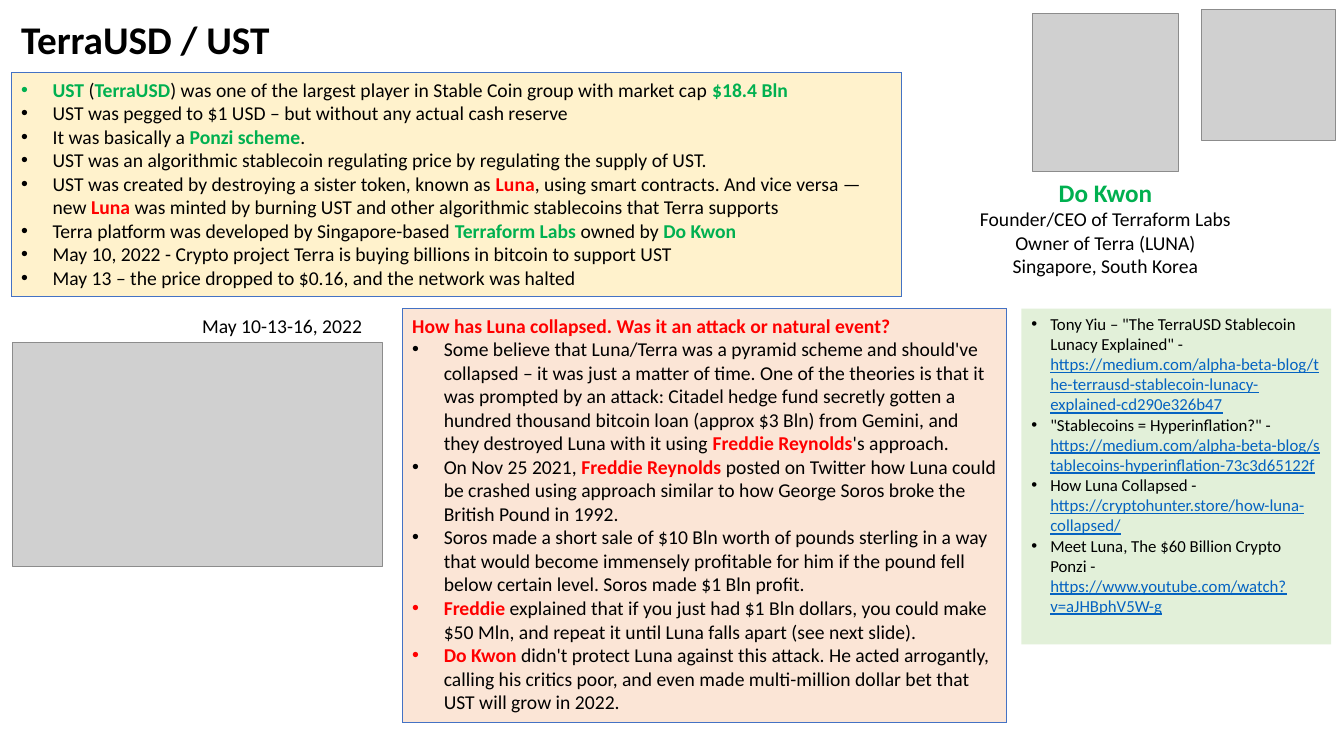
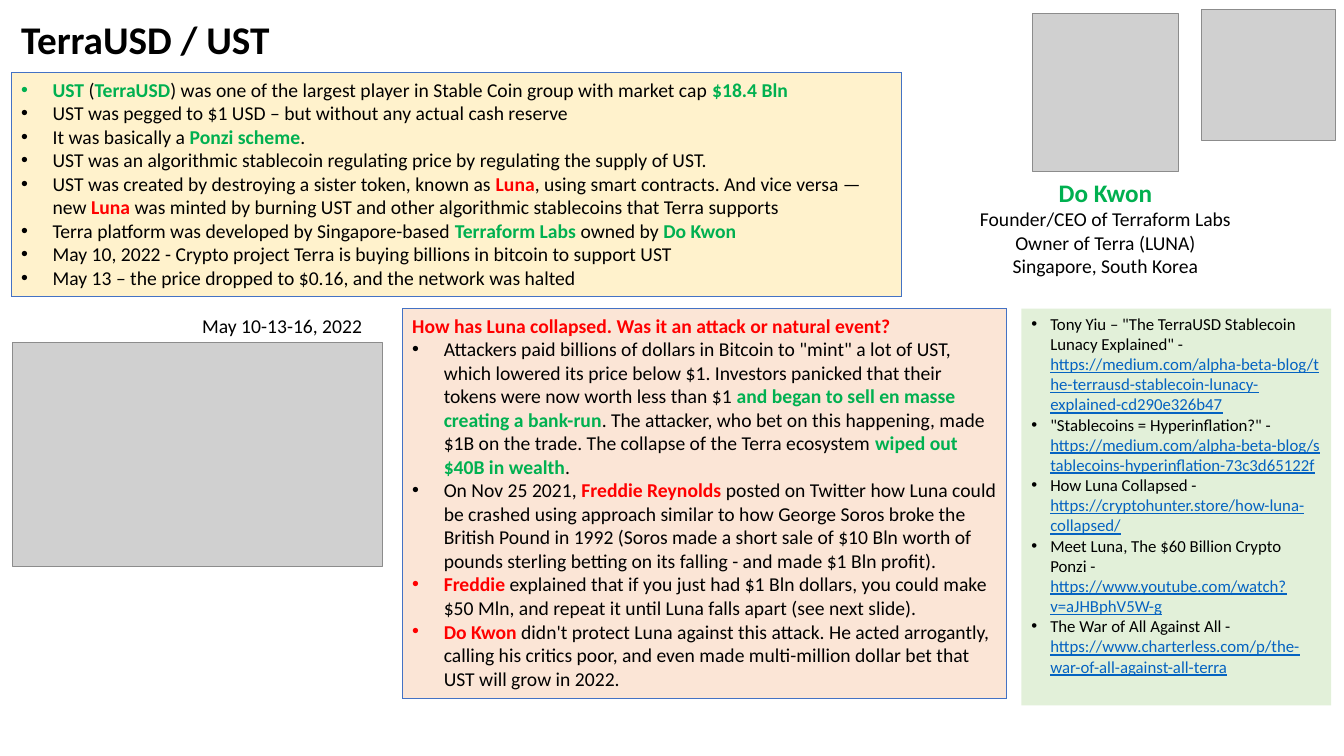
Before and after one commit to lselector/crypto, a slide deck: slide 20 of crypto_04_stable_coins.pptx. Drawn at 1344x756 pixels with LibreOffice and Linux fonts; fonts in the diff are those of the drawing; grey boxes stand for pictures. Boxes give left, top, right and bottom in pixels: in the first picture for what was removed or moved away, otherwise in the second. Text is boxed around its words. In the diff, an @@ line names an element or a change of style, - is before the commit and + after.

Commit message:
update

```diff
--- a/crypto_04_stable_coins.pptx
+++ b/crypto_04_stable_coins.pptx
@@ rectangle "How has Luna collapsed. Was ...": place and size @@
-rectangle "How has Luna collapsed. Was ..." at [402,309,1007,723]
+rectangle "How has Luna collapsed. Was ..." at [402,309,1007,699]
@@ rectangle "Tony Yiu – "The TerraUSD ...": place and size @@
-rectangle "Tony Yiu – "The TerraUSD ..." at [1021,309,1331,644]
+rectangle "Tony Yiu – "The TerraUSD ..." at [1021,309,1331,706]
@@ text in rectangle at [444,342,996,572]: text changed @@
-• Some believe that Luna/Terra was a pyramid scheme and should've collapsed – it was just a matter of time. One of the theories is that it was prompted by an attack: Citadel hedge fund secretly gotten a hundred thousand bitcoin loan (approx $3 Bln) from Gemini, and they destroyed Luna with it using Freddie Reynolds's approach.
-• On Nov 25 2021, Freddie Reynolds posted on Twitter how Luna could be crashed using approach similar to how George Soros broke the British Pound in 1992.
-• Soros made a short sale of $10 Bln worth of pounds sterling in a way that would become immensely profitable for him if the pound fell below certain level. Soros made $1 Bln profit.
+• Attackers paid billions of dollars in Bitcoin to "mint" a lot of UST, which lowered its price below $1. Investors panicked that their tokens were now worth less than $1 and began to sell en masse creating a bank-run. The attacker, who bet on this happening, made $1B on the trade. The collapse of the Terra ecosystem wiped out $40B in wealth.
+• On Nov 25 2021, Freddie Reynolds posted on Twitter how Luna could be crashed using approach similar to how George Soros broke the British Pound in 1992 (Soros made a short sale of $10 Bln worth of pounds sterling betting on its falling - and made $1 Bln profit).
@@ text in rectangle at [1050,620,1299,676]: paragraph added @@
+• The War of All Against All - https://www.charterless.com/p/the-war-of-all-against-all-terra
```
